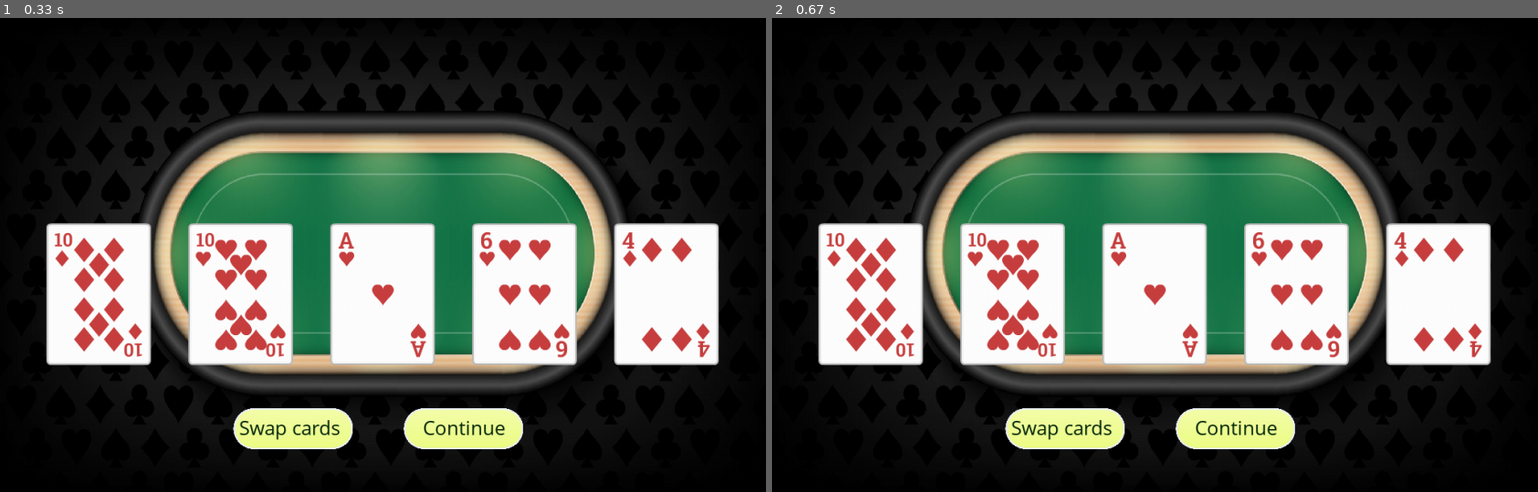
Above: before the commit, frames 1-2 (left to right).
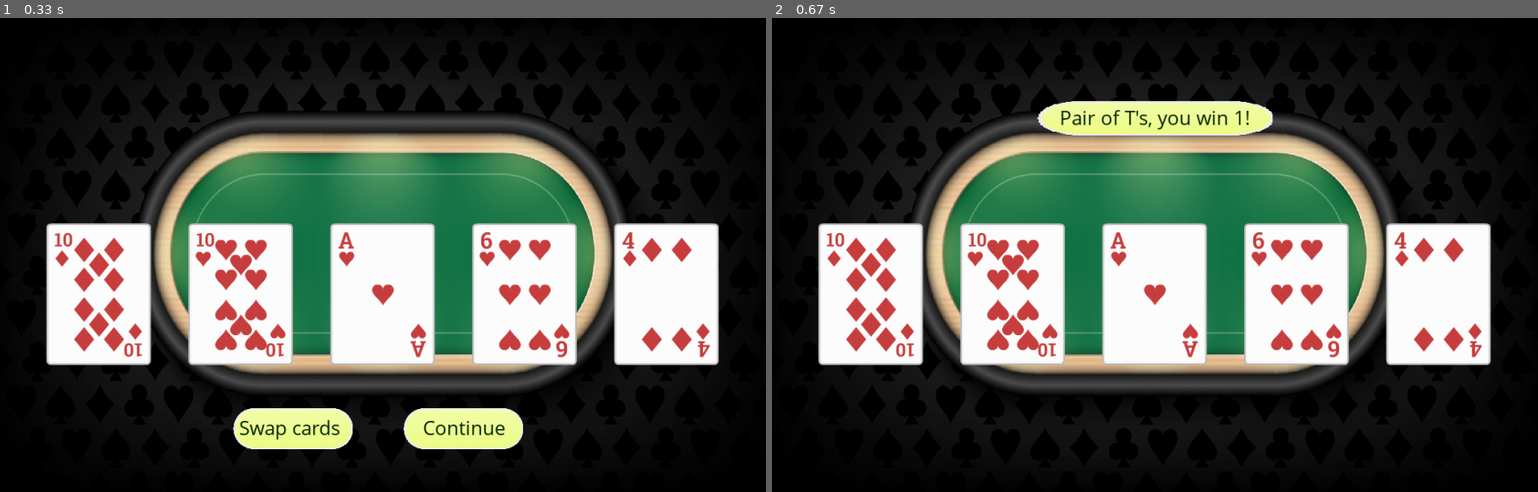
Above: after the commit, the same moments.

Repository: jungleistx/poker_game
Game: pygame game, started from main.py
The game is run twice, just before and just after one commit, with the same random seed, the same clock (stepped at 60 frames per second) and the same inputs.
Inputs:
- Up to frame 1 (0.33 s): no input
- Up to frame 2 (0.67 s): click "Continue" at 0.38 s

Frame 1 is identical in both runs. In frame 2, 4.6% of the frame differs, in the area x 30-69%, y 17-91%.

Commit message:
mod Window, add draw_winning_text() and waiting-to-continue loop

Diff:
--- a/classes/window.py
+++ b/classes/window.py
@@ -75,9 +75,25 @@
 		text_box_height = text_box.get_height()
 
 		result_button = Button(win_text)
-
+		result_button.image.image = pygame_instance.transform.scale(result_button.image.image, (text_box_width + 60, text_box_height + 30))
+		result_button.image.x = Window.WIDTH // 2 - text_box_width // 2 - 30
+		result_button.text_x = result_button.image.x + 30
+		result_button.image.y = 125
+		result_button.text_y = result_button.image.y + 15
 
 		result_button.draw_button(self.window)
+		self.draw_cards()
+		# add instruction for space bar (newgame)
+		pygame_instance.display.flip()
+
+		while True:
+			for event in pygame_instance.event.get():
+				if event.type == pygame_instance.QUIT:
+					pygame_instance.quit()
+					exit()
+				elif event.type == pygame_instance.KEYDOWN:
+					if event.key == pygame_instance.K_SPACE:
+						self.new_game()
 
 
 	def draw_buttons(self):
